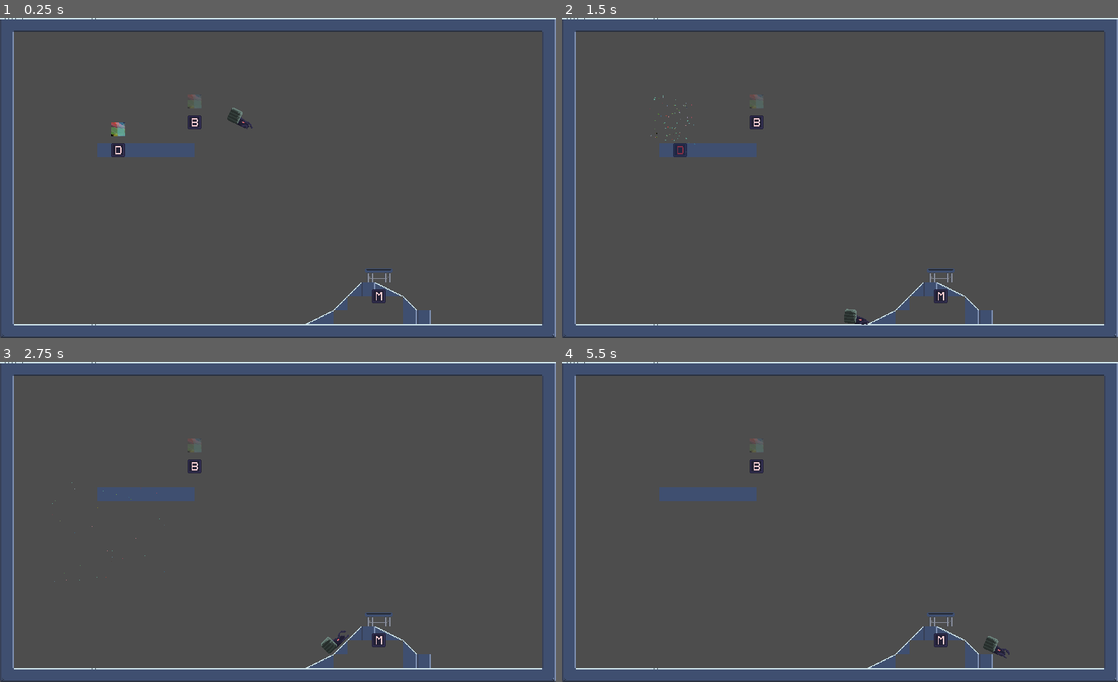
Above: before the commit, frames 1-4 (two rows, left to right).
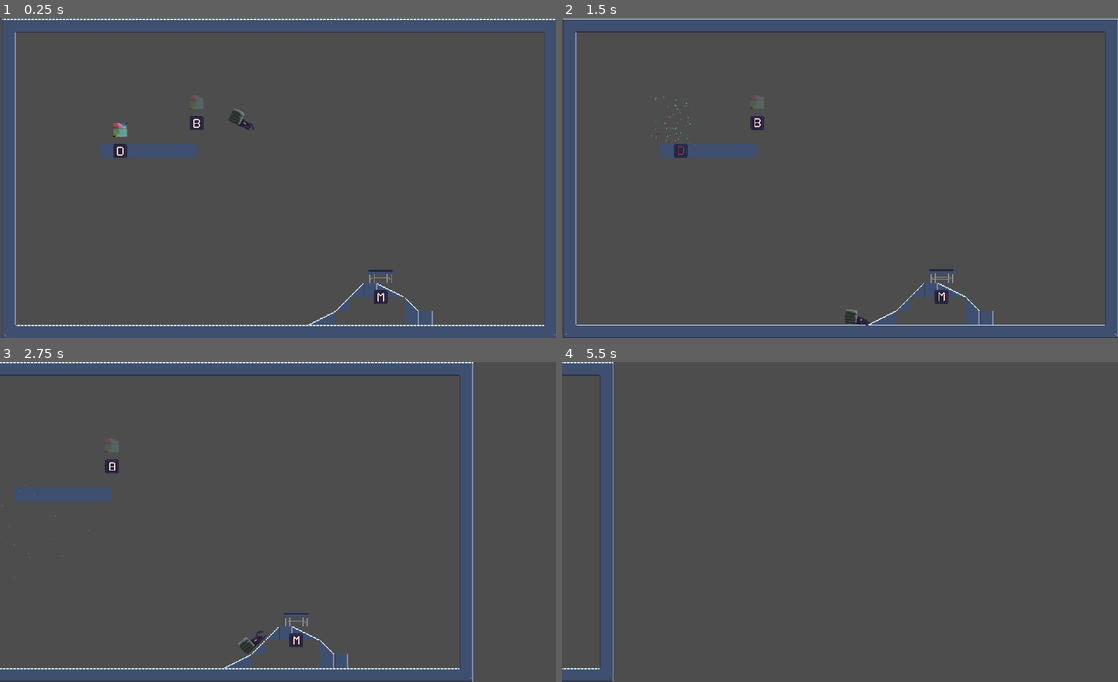
Above: after the commit, the same moments.

Repository: SweetFrontier/RogueScience
Game: Godot game, scene res://Scenes/Main.tscn
Two runs of this game, one before a commit and one after it. Both use one fixed random seed, a clock stepped at 60 frames per second and the inputs below. Before the commit the project starts from res://Scenes/baseLevel.tscn.
Inputs:
- Up to frame 1 (0.25 s): no input
- Up to frame 2 (1.5 s): tap Enter at 0.5 s; hold D from 0.53 s (still down); tap 0 at 0.6 s; tap Space at 0.77 s; tap 1 at 1.35 s
- Up to frame 3 (2.75 s): tap Space at 1.52 s; release D at 2.03 s; hold A from 2.03 s (still down); tap 2 at 2.1 s
- Up to frame 4 (5.5 s): release A at 2.78 s; hold D 2.78-4.28 s; tap 3 at 2.85 s; tap Space at 3.02, 3.77, 4.52 s; tap 4 at 3.6 s; hold A 4.28-5.03 s; tap 5 at 4.35 s; hold D from 5.03 s (still down); tap 6 at 5.1 s

The runs differ from the first frame. In frame 1, 4.1% of the frame differs, in the area x 0-100%, y 0-100%; in frame 2, 2.2%; in frame 3, 11%; in frame 4, 16%.
Error before the commit: Invalid access to property or key 'current_level' on a base object of type 'null instance'. (res://Scripts/TransitionField.gd:19)

Commit message:
Changed starting scene to Main scene

Diff:
--- a/project.godot
+++ b/project.godot
@@ -11,7 +11,7 @@
 [application]
 
 config/name="2023KickOffGamejam"
-run/main_scene="res://Scenes/baseLevel.tscn"
+run/main_scene="res://Scenes/Main.tscn"
 config/features=PackedStringArray("4.1", "Forward Plus")
 config/icon="res://icon.svg"
 
